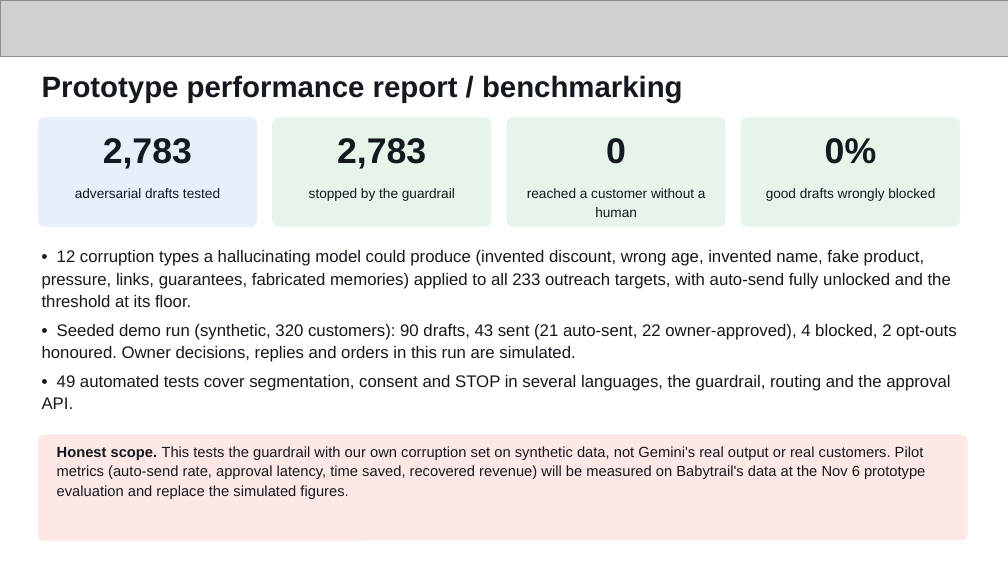
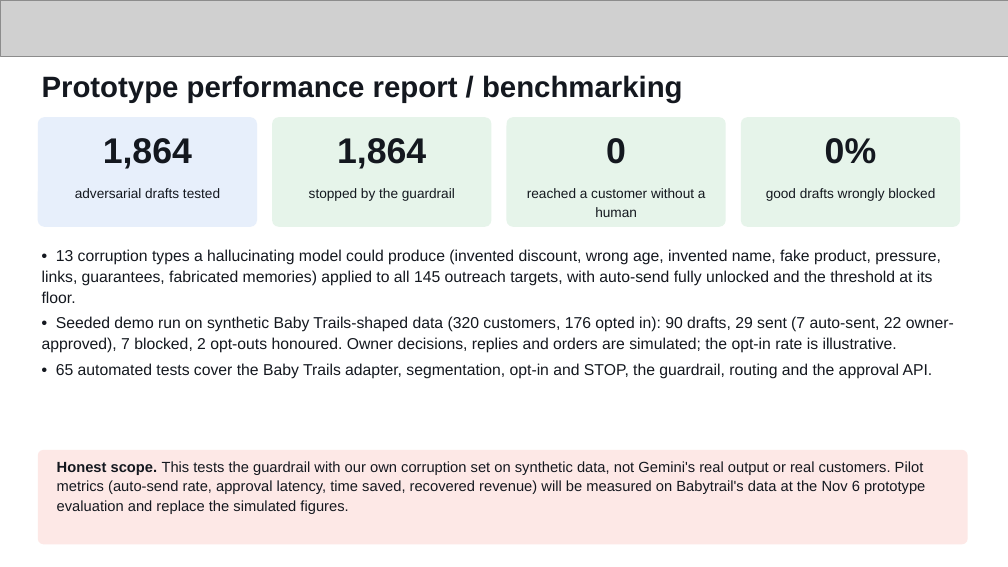
Before and after one commit to JayMandava/rekindle, a slide deck: slide 12 of docs/deck/ReKindle_AI_Builder_Cup.pptx (slide 11 before the commit). Drawn at 1008x567 pixels with LibreOffice and Linux fonts; fonts in the diff are those of the drawing; grey boxes stand for pictures. Boxes give left, top, right and bottom in pixels: in the first picture for what was removed or moved away, otherwise in the second. Text is boxed around its words. In the diff, an @@ line names an element or a change of style, - is before the commit and + after.

```diff
--- a/docs/deck/ReKindle_AI_Builder_Cup.pptx
+++ b/docs/deck/ReKindle_AI_Builder_Cup.pptx
@@ text at [103, 138, 192, 169]: text changed @@
-2,783
+1,864
@@ text at [337, 138, 426, 169]: text changed @@
-2,783
+1,864
@@ text at [42, 249, 954, 379]: text changed; size 16 to 15 pt @@
-• 12 corruption types a hallucinating model could produce (invented discount, wrong age, invented name, fake product, pressure, links, guarantees, fabricated memories) applied to all 233 outreach targets, with auto-send fully unlocked and the threshold at its floor.
-• Seeded demo run (synthetic, 320 customers): 90 drafts, 43 sent (21 auto-sent, 22 owner-approved), 4 blocked, 2 opt-outs honoured. Owner decisions, replies and orders in this run are simulated.
-• 49 automated tests cover segmentation, consent and STOP in several languages, the guardrail, routing and the approval API.
+• 13 corruption types a hallucinating model could produce (invented discount, wrong age, invented name, fake product, pressure, links, guarantees, fabricated memories) applied to all 145 outreach targets, with auto-send fully unlocked and the threshold at its floor.
+• Seeded demo run on synthetic Baby Trails-shaped data (320 customers, 176 opted in): 90 drafts, 29 sent (7 auto-sent, 22 owner-approved), 7 blocked, 2 opt-outs honoured. Owner decisions, replies and orders are simulated; the opt-in rate is illustrative.
+• 65 automated tests cover the Baby Trails adapter, segmentation, opt-in and STOP, the guardrail, routing and the approval API.
@@ rounded rectangle: place and size @@
-rounded rectangle at [38, 435, 968, 541]
+rounded rectangle at [38, 450, 968, 544]
@@ text "Honest scope. This tests the ...": place and size @@
-text "Honest scope. This tests the ..." at [57, 446, 925, 499]
+text "Honest scope. This tests the ..." at [57, 461, 925, 514]
```
Also in this commit, not shown: 5 other slides changed, 1 slide added, 37 other files.
